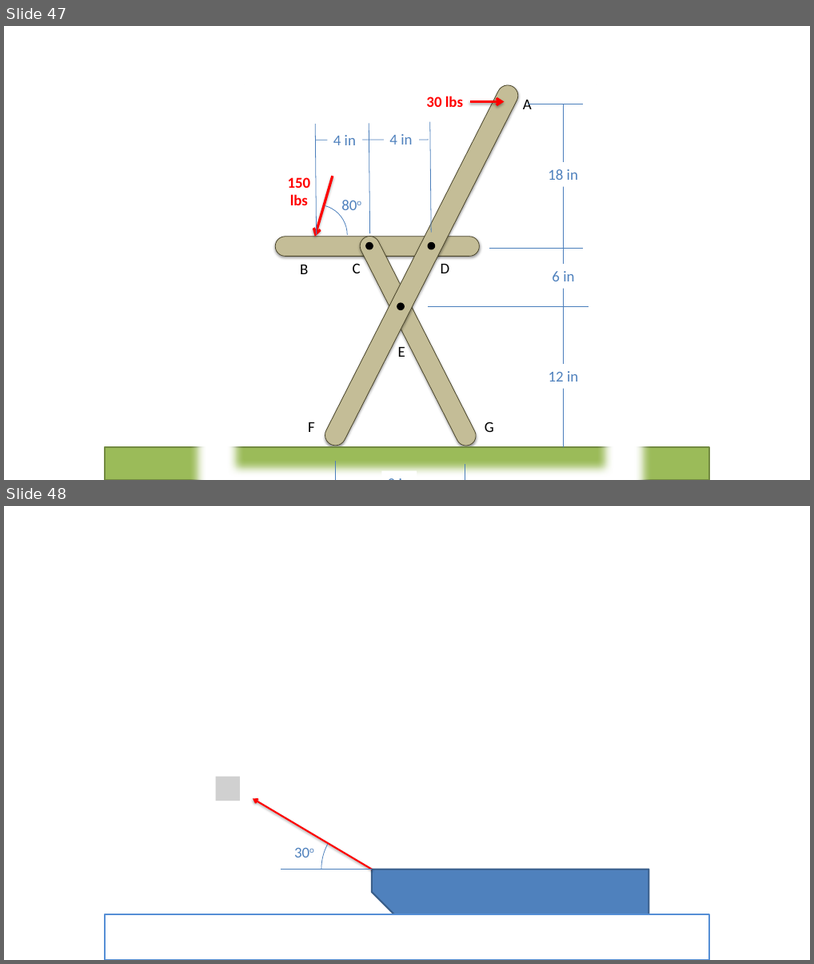
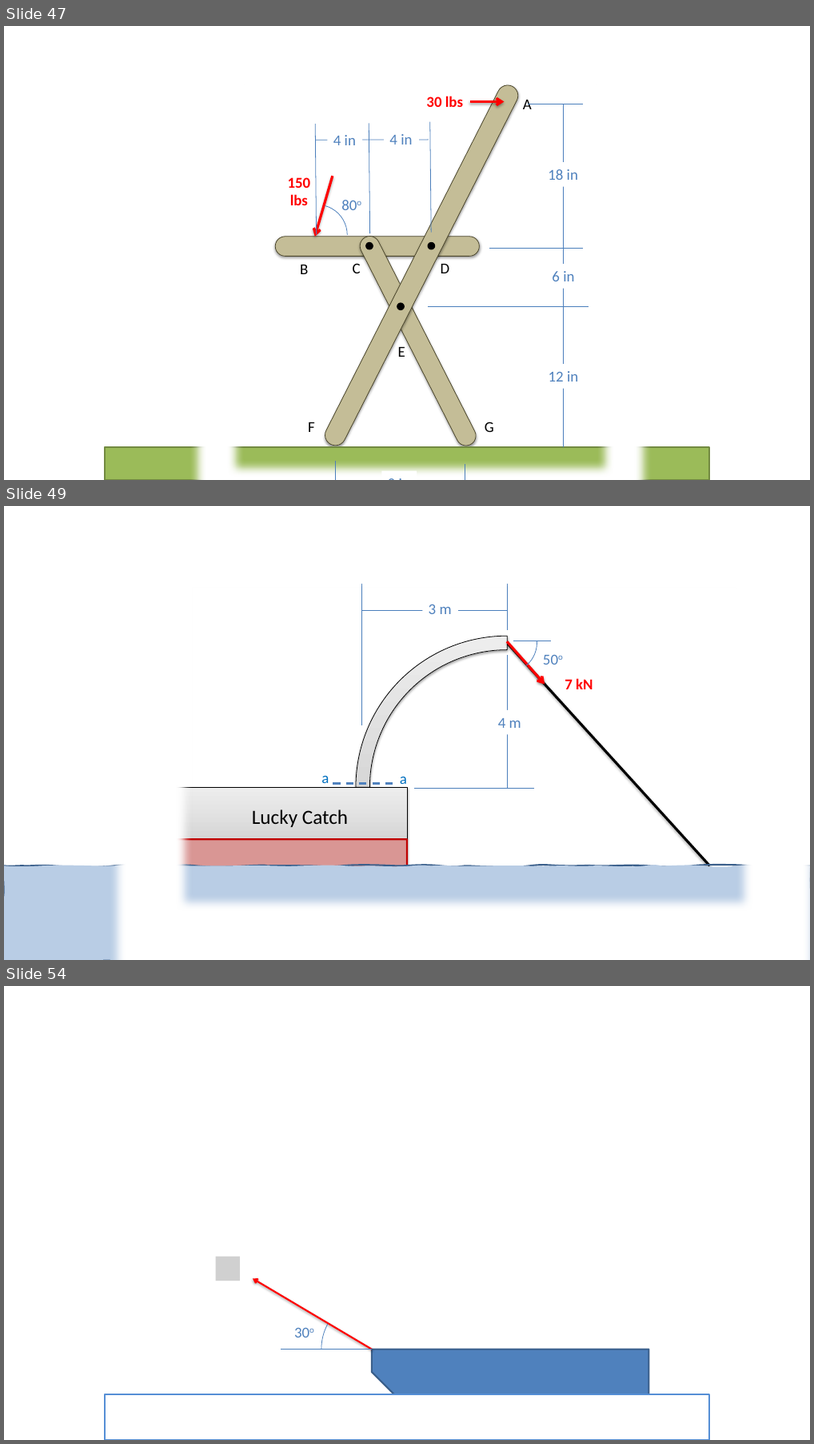
Before and after one commit to JacobMoore/mechanics_textbook, a slide deck: Homework Problems/Homework_Diagrams.pptx. Shown one above the other, each under a label of ours: slides 47 and 48 before the commit, slides 47, 49 and 54 after it; the slides between them are not shown. The pictures are 814x964 and 814x1444 pixels, drawn with LibreOffice and Linux fonts; fonts in the diff are those of the drawing; grey boxes stand for pictures. Boxes give left, top, right and bottom in pixels: in the first picture for what was removed or moved away, otherwise in the second. Text is boxed around its words. In the diff, an @@ line names an element or a change of style, - is before the commit and + after.

```diff
--- a/Homework Problems/Homework_Diagrams.pptx
+++ b/Homework Problems/Homework_Diagrams.pptx
@@ slide 49 added at (x1=4, y1=506, x2=810, y2=960), background #FFFFFF @@
@@ frame added at (x1=111, y1=506, x2=810, y2=960), fill #FFFFFF, outline #FFFFFF 2 pt @@
@@ line added from (362, 584) to (362, 725), #4B7EBC 0.75 pt @@
@@ line added from (507, 584) to (507, 631), #4B7EBC 0.75 pt @@
@@ line added from (362, 610) to (507, 610), #4B7EBC 0.75 pt @@
@@ text added at (x1=429, y1=604, x2=452, y2=614), 18 pt, text #4F81BD @@
+3 m
@@ arc (boxed as its full ellipse) added at (x1=477, y1=612, x2=538, y2=672), outline #4B7EBC 0.75 pt @@
@@ arch (boxed as its full ring) added at (x1=356, y1=636, x2=658, y2=939), fill gradient #BDBDBD to #D1D1D1 to #EEEEEE, outline #000000 0.75 pt @@
@@ line added from (507, 643) to (710, 865), #000000 3 pt @@
@@ arrow added from (507, 641) to (545, 684), #FF0000 3 pt @@
@@ line added from (514, 641) to (551, 641), #4B7EBC 0.75 pt @@
@@ text added at (x1=538, y1=647, x2=571, y2=671), 18 pt, text #4F81BD @@
+50o
@@ line added from (507, 654) to (507, 788), #4B7EBC 0.75 pt @@
@@ text added at (x1=565, y1=678, x2=593, y2=689), 18 pt, text #FF0000, bold @@
+7 kN
@@ text added at (x1=498, y1=718, x2=522, y2=728), 18 pt, text #4F81BD @@
+4 m
@@ rectangle added at (x1=131, y1=788, x2=407, y2=888), fill gradient #BDBDBD to #D1D1D1 to #EEEEEE, outline #000000 0.75 pt, 24 pt, text #000000 @@
+Lucky Catch
@@ text added at (x1=322, y1=776, x2=329, y2=783), 18 pt, text #0070C0 @@
+a
@@ line added from (333, 783) to (394, 783), #4F81BD 2.25 pt dashed @@
@@ text added at (x1=400, y1=776, x2=407, y2=788), 18 pt, text #0070C0 @@
+a
@@ line added from (535, 788) to (414, 788), #4B7EBC 0.75 pt @@
@@ round diag rect added at (x1=131, y1=840, x2=407, y2=888), fill #D99694, outline #C00000 2 pt @@
@@ freeform shape added at (x1=4, y1=865, x2=810, y2=960), fill #B9CDE5, outline #3A5F8C 2 pt @@
@@ what was slide 48 is now slide 54 @@
```
Also in this commit, not shown: 5 other slides added, 21 other files.
